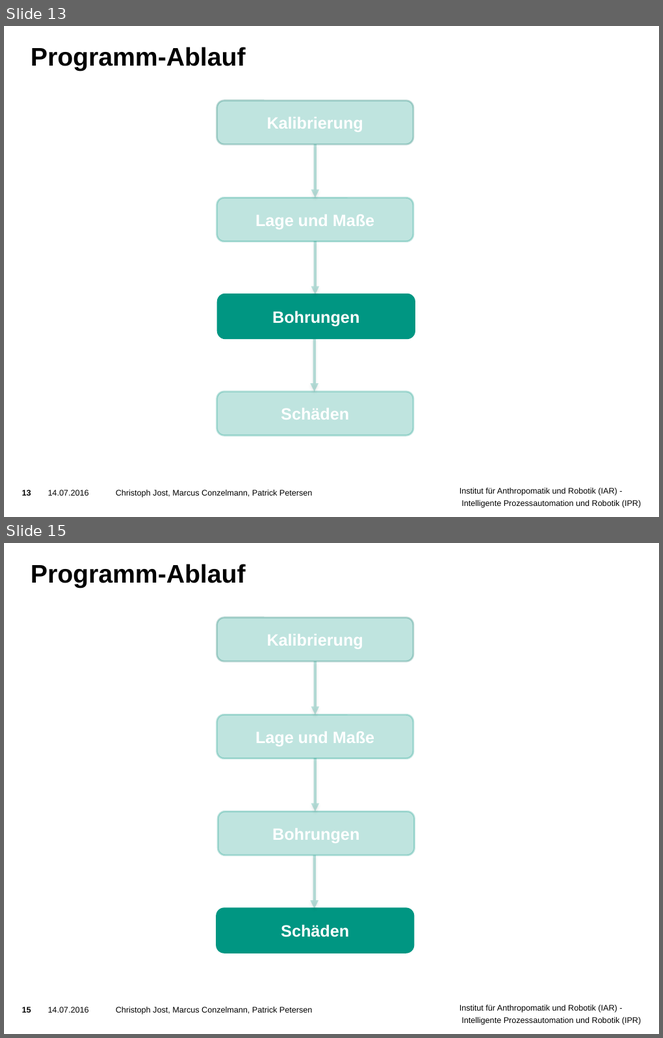
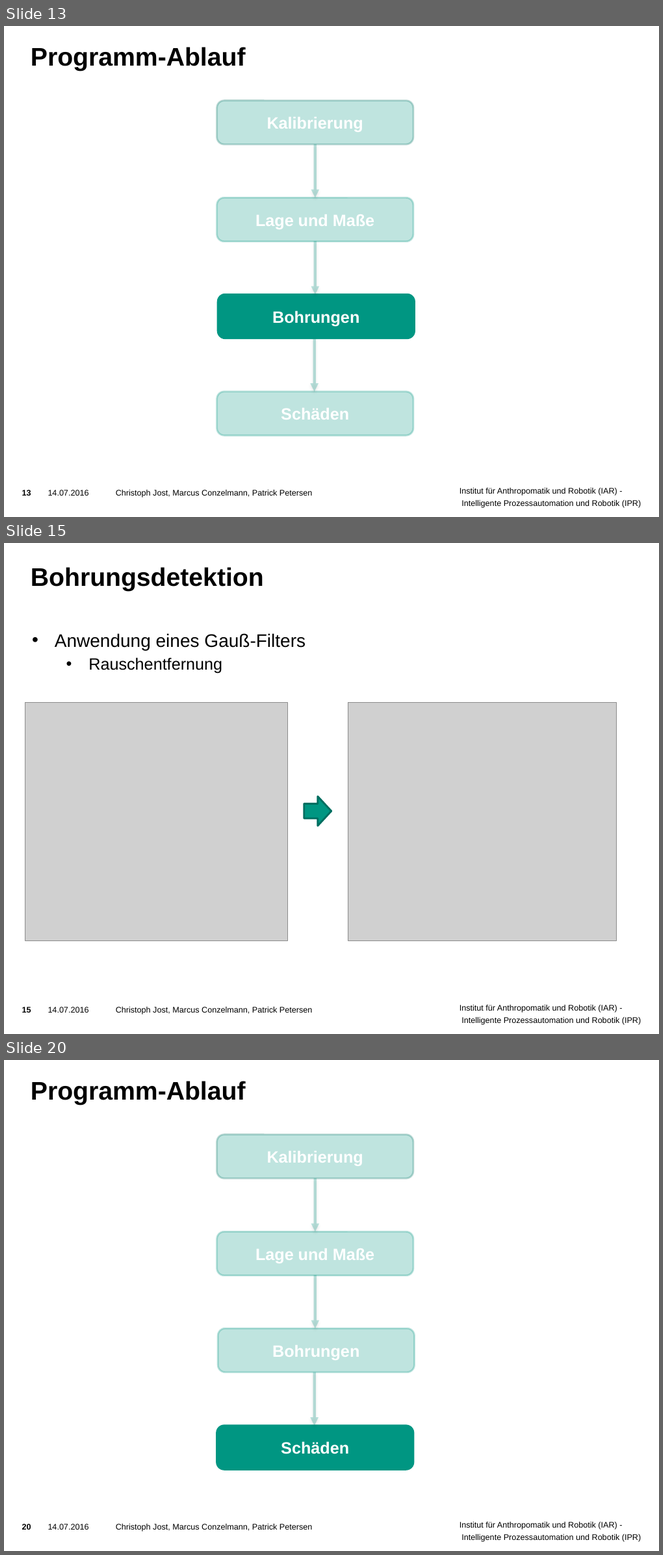
Before and after one commit to ThePrimus/VisualInspection, a slide deck: Praesentation/Vorlage Präsentation.pptx. Shown one above the other, each under a label of ours: slides 13 and 15 before the commit, slides 13, 15 and 20 after it; the slides between them are not shown. The pictures are 663x1038 and 663x1555 pixels, drawn with LibreOffice and Linux fonts; fonts in the diff are those of the drawing; grey boxes stand for pictures; background and template pictures are left out. Boxes give left, top, right and bottom in pixels: in the first picture for what was removed or moved away, otherwise in the second. Text is boxed around its words. In the diff, an @@ line names an element or a change of style, - is before the commit and + after.

```diff
--- a/Praesentation/Vorlage Präsentation.pptx
+++ b/Praesentation/Vorlage Präsentation.pptx
@@ slide 15 added at (4, 543, 659, 1034), background picture (left out); not listed: 3 template elements that a slide beside it also shows @@
@@ title added at (31, 567, 264, 591), 28 pt, text #000000, bold @@
+Bohrungsdetektion
@@ text added at (55, 633, 306, 674), 20 pt, text #000000 @@
+• Anwendung eines Gauß-Filters
+  • Rauschentfernung
@@ picture added at (25, 702, 287, 941) @@
@@ picture added at (348, 702, 616, 941) @@
@@ right arrow added at (304, 797, 332, 826), fill #009682, outline #006F60 2 pt @@
@@ what was slide 15 is now slide 20 @@
@@ page number at (22, 1524, 31, 1530): text changed @@
-15
+20
```
Also in this commit, not shown: 5 other slides added, 1 slide removed.
